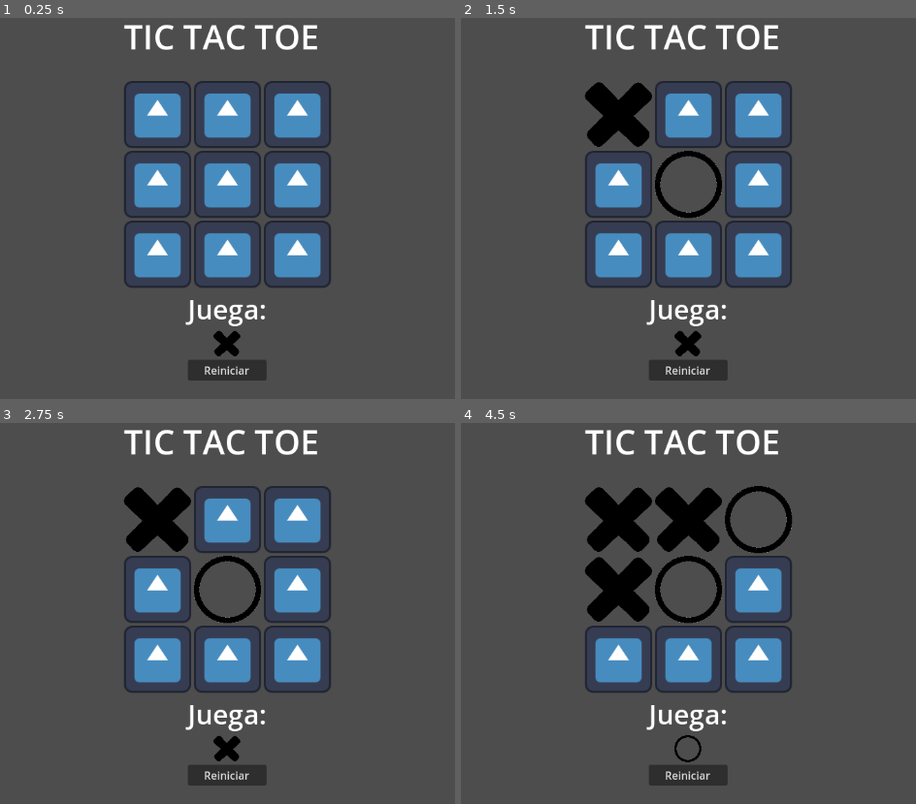
Above: before the commit, frames 1-4 (two rows, left to right).
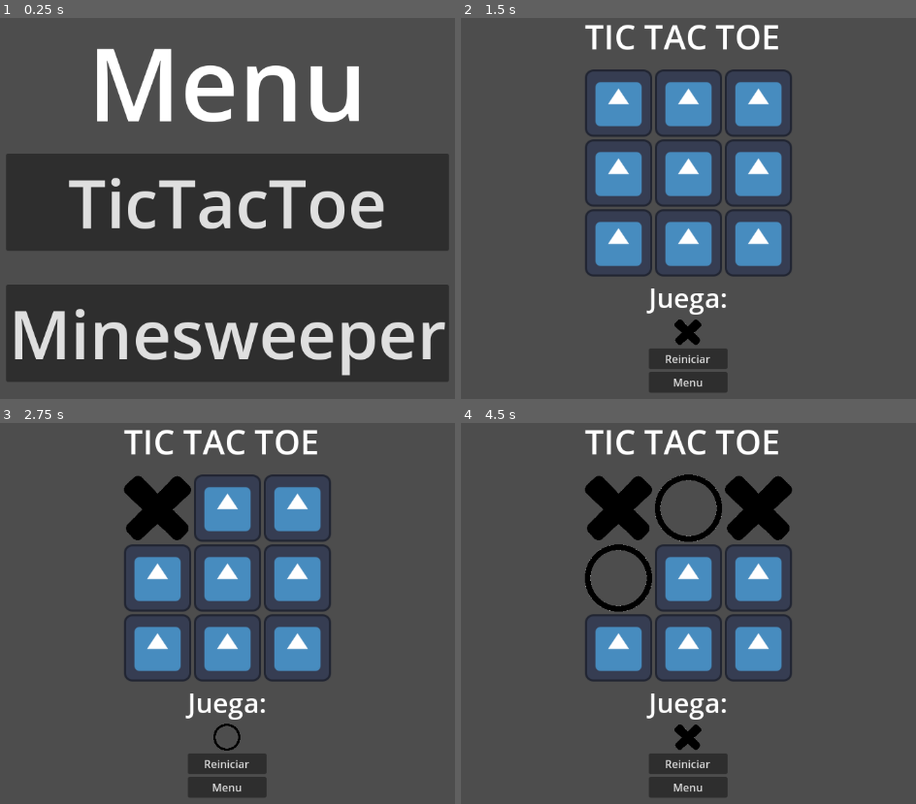
Above: after the commit, the same moments.

Repository: ImTheo/Minesweeper-TicTacToe-Godot
Game: Godot game, scene res://Scenes/mainMenu.tscn
Two runs of this game, one before a commit and one after it. Both use one fixed random seed, a clock stepped at 60 frames per second and the inputs below. Before the commit the project starts from res://Scenes/ticTacToe.tscn. The engine's default icon, where the game draws it, is replaced by a stand-in: a white triangle on a blue panel in a dark square.
Inputs (mouse positions are in pixels of both pictures, inside the frame that each line leads up to; where the layout moved, square brackets give the same spot in the first picture):
- Up to frame 1 (0.25 s): no input
- Up to frame 2 (1.5 s): click (620, 113) at 0.52 s; click (688, 200) at 1.25 s, where only the run after the commit has a clickable "TicTacToe"
- Up to frame 3 (2.75 s): click (159, 506) [159, 518] at 2 s
- Up to frame 4 (4.5 s): click (688, 506) [688, 518] at 2.75 s; click (756, 506) [756, 518] at 3.5 s; click (620, 579) [620, 590] at 4.25 s

The runs differ from the first frame. In frame 1, 58% of the frame differs, in the area x 1-99%, y 1-96%; in frame 2, 14%; in frame 3, 13%; in frame 4, 15%.

Commit message:
refactor cell to make it more decoupled

Diff:
--- a/Scenes/cell.tscn
+++ b/Scenes/cell.tscn
@@ -17,6 +17,6 @@
 ignore_texture_size = true
 stretch_mode = 4
 script = ExtResource("3_lhrw0")
-metadata/tile = 0
 
+[connection signal="cell_pressed_signal" from="." to="." method="_on_cell_pressed_signal"]
 [connection signal="pressed" from="." to="." method="_on_pressed"]
--- /dev/null
+++ b/Scenes/mainMenu.tscn
@@ -0,0 +1,55 @@
+[gd_scene load_steps=2 format=3 uid="uid://c1s431lbfbycn"]
+
+[ext_resource type="Script" path="res://Scripts/mainMenu.gd" id="1_s0ki1"]
+
+[node name="MainMenu" type="Control"]
+layout_mode = 3
+anchors_preset = 15
+anchor_right = 1.0
+anchor_bottom = 1.0
+offset_bottom = 4.0
+grow_horizontal = 2
+grow_vertical = 2
+script = ExtResource("1_s0ki1")
+
+[node name="ScrollContainer" type="ScrollContainer" parent="."]
+layout_mode = 1
+anchors_preset = 15
+anchor_right = 1.0
+anchor_bottom = 1.0
+grow_horizontal = 2
+grow_vertical = 2
+
+[node name="VBoxContainer" type="VBoxContainer" parent="ScrollContainer"]
+layout_mode = 2
+size_flags_horizontal = 6
+size_flags_vertical = 0
+alignment = 1
+
+[node name="VBoxContainer2" type="VBoxContainer" parent="ScrollContainer/VBoxContainer"]
+layout_mode = 2
+size_flags_vertical = 4
+
+[node name="Label" type="Label" parent="ScrollContainer/VBoxContainer/VBoxContainer2"]
+layout_mode = 2
+size_flags_horizontal = 4
+theme_override_font_sizes/font_size = 150
+text = "Menu"
+
+[node name="VBoxContainer" type="VBoxContainer" parent="ScrollContainer/VBoxContainer"]
+layout_mode = 2
+size_flags_vertical = 8
+theme_override_constants/separation = 50
+
+[node name="Button_TicTacToe" type="Button" parent="ScrollContainer/VBoxContainer/VBoxContainer"]
+layout_mode = 2
+theme_override_font_sizes/font_size = 100
+text = "TicTacToe"
+
+[node name="Button_Minesweeper" type="Button" parent="ScrollContainer/VBoxContainer/VBoxContainer"]
+layout_mode = 2
+theme_override_font_sizes/font_size = 100
+text = "Minesweeper"
+
+[connection signal="pressed" from="ScrollContainer/VBoxContainer/VBoxContainer/Button_TicTacToe" to="." method="_on_button_tic_tac_toe_pressed"]
+[connection signal="pressed" from="ScrollContainer/VBoxContainer/VBoxContainer/Button_Minesweeper" to="." method="_on_button_minesweeper_pressed"]
--- a/Scenes/ticTacToe.tscn
+++ b/Scenes/ticTacToe.tscn
@@ -40,6 +40,7 @@
 grow_vertical = 2
 
 [node name="GridContainer_TicTacToe" type="GridContainer" parent="VBoxContainer"]
+unique_name_in_owner = true
 layout_mode = 2
 columns = 3
 
@@ -48,31 +49,24 @@
 
 [node name="cell2" parent="VBoxContainer/GridContainer_TicTacToe" instance=ExtResource("2_6l5bb")]
 layout_mode = 2
-metadata/tile = 1
 
 [node name="cell3" parent="VBoxContainer/GridContainer_TicTacToe" instance=ExtResource("2_6l5bb")]
 layout_mode = 2
-metadata/tile = 2
 
 [node name="cell4" parent="VBoxContainer/GridContainer_TicTacToe" instance=ExtResource("2_6l5bb")]
 layout_mode = 2
-metadata/tile = 3
 
 [node name="cell5" parent="VBoxContainer/GridContainer_TicTacToe" instance=ExtResource("2_6l5bb")]
 layout_mode = 2
-metadata/tile = 4
 
 [node name="cell6" parent="VBoxContainer/GridContainer_TicTacToe" instance=ExtResource("2_6l5bb")]
 layout_mode = 2
-metadata/tile = 5
 
 [node name="cell7" parent="VBoxContainer/GridContainer_TicTacToe" instance=ExtResource("2_6l5bb")]
 layout_mode = 2
-metadata/tile = 6
 
 [node name="cell8" parent="VBoxContainer/GridContainer_TicTacToe" instance=ExtResource("2_6l5bb")]
 layout_mode = 2
-metadata/tile = 7
 
 [node name="cell9" parent="VBoxContainer/GridContainer_TicTacToe" instance=ExtResource("2_6l5bb")]
 layout_mode = 2
@@ -102,4 +96,10 @@
 layout_mode = 2
 text = "Reiniciar"
 
+[node name="Button_return" type="Button" parent="VBoxContainer/VBoxContainer_infoBox"]
+layout_mode = 2
+text = "Menu"
+
+[connection signal="cell_pressed_signal" from="VBoxContainer/GridContainer_TicTacToe/cell1" to="VBoxContainer/GridContainer_TicTacToe/cell2" method="_on_cell_1_cell_pressed_signal"]
 [connection signal="pressed" from="VBoxContainer/VBoxContainer_infoBox/Button" to="." method="_on_button_pressed"]
+[connection signal="pressed" from="VBoxContainer/VBoxContainer_infoBox/Button_return" to="." method="_on_button_return_pressed"]
--- a/Scripts/cell.gd
+++ b/Scripts/cell.gd
@@ -3,11 +3,13 @@
 
 @onready var cell = $"."
 var pressed_cell:bool = false
+var index
+
+signal cell_pressed_signal(index:int,node:Cell)
 
 func _on_pressed():
 	if cell_not_pressed():
-		update_tile((owner as TicTaeToe).get_turn())
-		(owner as TicTaeToe).change_turn(get_meta("tile"))
+		emit_signal("cell_pressed_signal",index,self)
 
 func cell_not_pressed():
 	if not pressed_cell:
--- /dev/null
+++ b/Scripts/mainMenu.gd
@@ -0,0 +1,11 @@
+extends Control
+
+
+
+func _on_button_tic_tac_toe_pressed():
+	get_tree().change_scene_to_file("res://Scenes/ticTacToe.tscn")
+
+
+func _on_button_minesweeper_pressed():
+	pass
+	#get_tree().change_scene_to_file()
--- a/Scripts/ticTacToe.gd
+++ b/Scripts/ticTacToe.gd
@@ -1,11 +1,22 @@
 class_name TicTaeToe
 extends Control
 
-@onready var first_player_turn := true
 @onready var texture_rect_current_player = %TextureRect_currentPlayer
 @onready var label_turn = %Label_turn
+@onready var grid_container_tic_tac_toe = %GridContainer_TicTacToe
+
+@onready var first_player_turn := true
 const winning_lines = [[0, 1, 2], [3, 4, 5], [6, 7, 8], [0, 3, 6], [1, 4, 7], [2, 5, 8], [0, 4, 8], [2, 4, 6]]
 @onready var turns_map:Array = [-1,-1,-1,-1,-1,-1,-1,-1,-1]
+
+func _ready():
+	var i = 0
+	for cell:Cell in grid_container_tic_tac_toe.get_children():
+		cell.index = i
+		cell.connect("cell_pressed_signal",_on_cell_pressed)
+		i=1+i
+	#for cell:Cell in grid_container_tic_tac_toe.get_children():
+		#print(cell.index)
 
 #tile index is 0 to 8 representing the 3x3 matrix
 func change_turn(tile_index:int):
@@ -34,8 +45,10 @@
 	return false
 
 func is_winner(tile_index):
+	#if turns_map.any()
 	for line in winning_lines:
 		#print(line[0])
+		#if turns_map[line[0]] != -1 and turns_map[line[0]] == turns_map[line[1]] and turns_map[line[1]] == turns_map[line[2]]:
 		if turns_map[line[0]] != -1 and turns_map[line[0]] == turns_map[line[1]] and turns_map[line[1]] == turns_map[line[2]]:
 			return true
 	return false
@@ -46,6 +59,12 @@
 func get_turn():
 	return first_player_turn
 
+func _on_cell_pressed(index:int,node:Cell):
+	node.update_tile(get_turn())
+	change_turn(index)
 
 func _on_button_pressed():
 	get_tree().change_scene_to_file("res://Scenes/ticTacToe.tscn")
+
+func _on_button_return_pressed():
+	get_tree().change_scene_to_file("res://Scenes/mainMenu.tscn")
--- a/project.godot
+++ b/project.godot
@@ -11,7 +11,7 @@
 [application]
 
 config/name="BuscaRayas"
-run/main_scene="res://Scenes/ticTacToe.tscn"
+run/main_scene="res://Scenes/mainMenu.tscn"
 config/features=PackedStringArray("4.2", "Mobile")
 config/icon="res://icon.svg"
 
Not shown, added: export_presets.cfg
